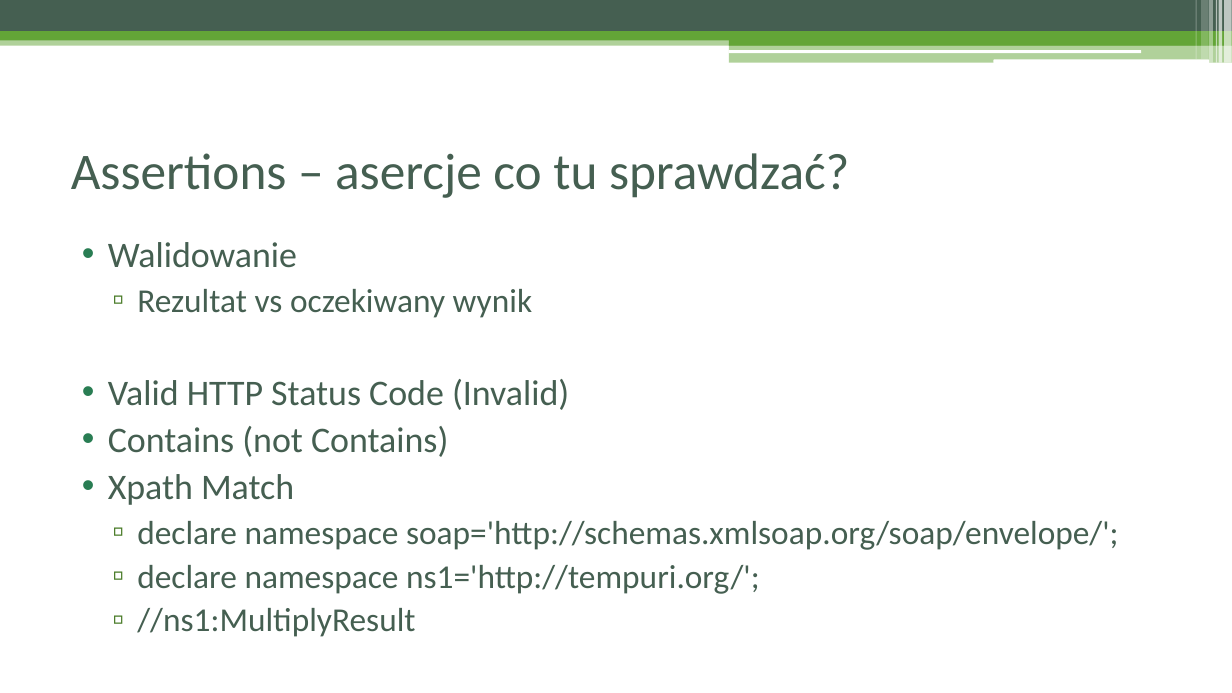
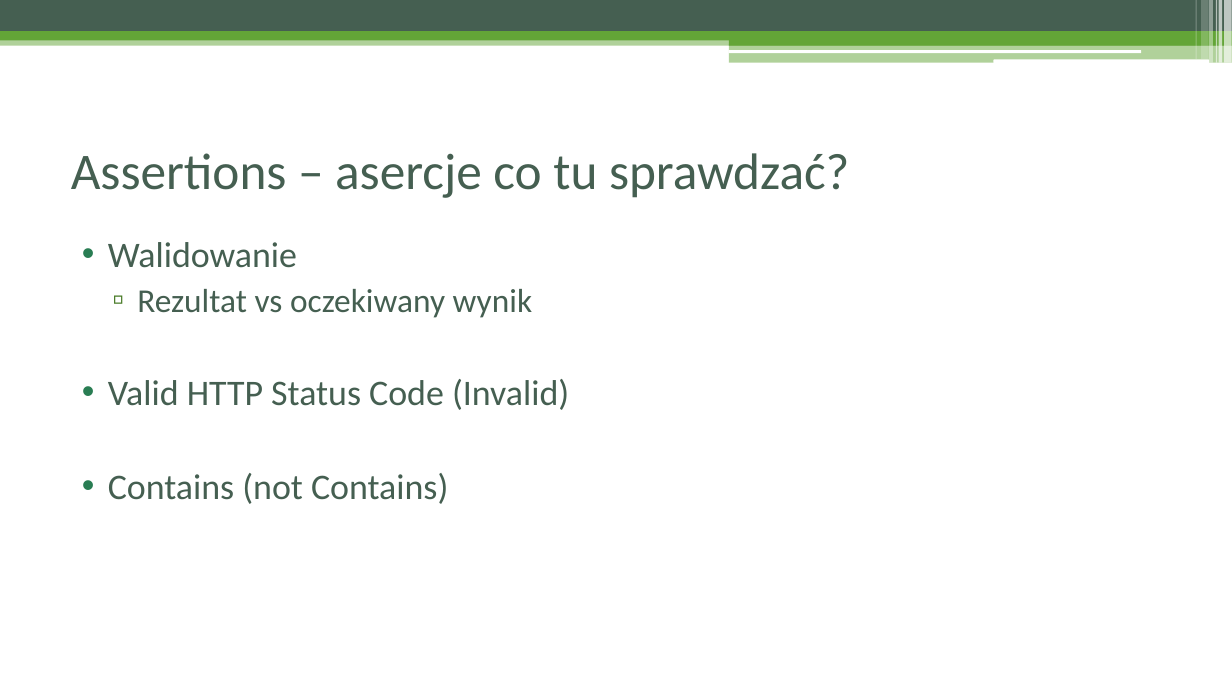
Before and after one commit to czyzyk29/SoapUI_Workshop, a slide deck: slide 28 of Warsztat_soapUI.pptx (slide 27 before the commit). Drawn at 1232x693 pixels with LibreOffice and Linux fonts; fonts in the diff are those of the drawing. Boxes give left, top, right and bottom in pixels: in the first picture for what was removed or moved away, otherwise in the second. Text is boxed around its words. In the diff, an @@ line names an element or a change of style, - is before the commit and + after.

```diff
--- a/Warsztat_soapUI.pptx
+++ b/Warsztat_soapUI.pptx
@@ text at bbox=[108, 474, 1119, 637]: paragraphs removed @@
-• Xpath Match
-  ▫ declare namespace soap='http://schemas.xmlsoap.org/soap/envelope/';
-  ▫ declare namespace ns1='http://tempuri.org/';
-  ▫ //ns1:MultiplyResult
```
Also in this commit, not shown: 12 other slides changed, 8 slides added, 4 other files.
